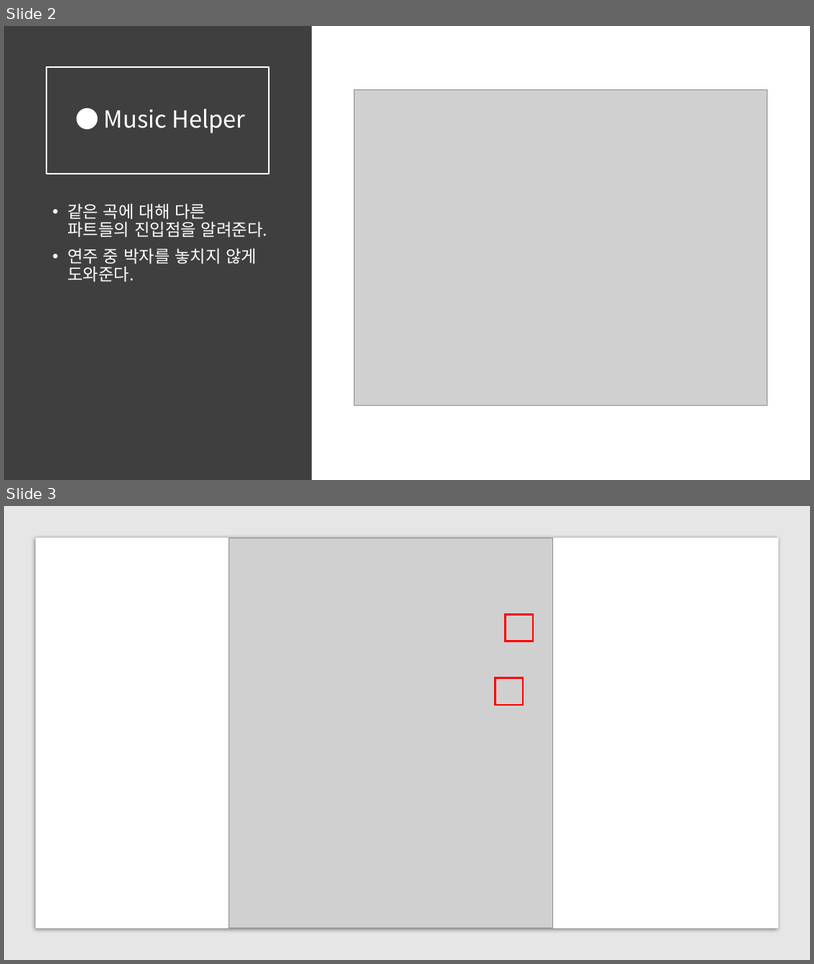
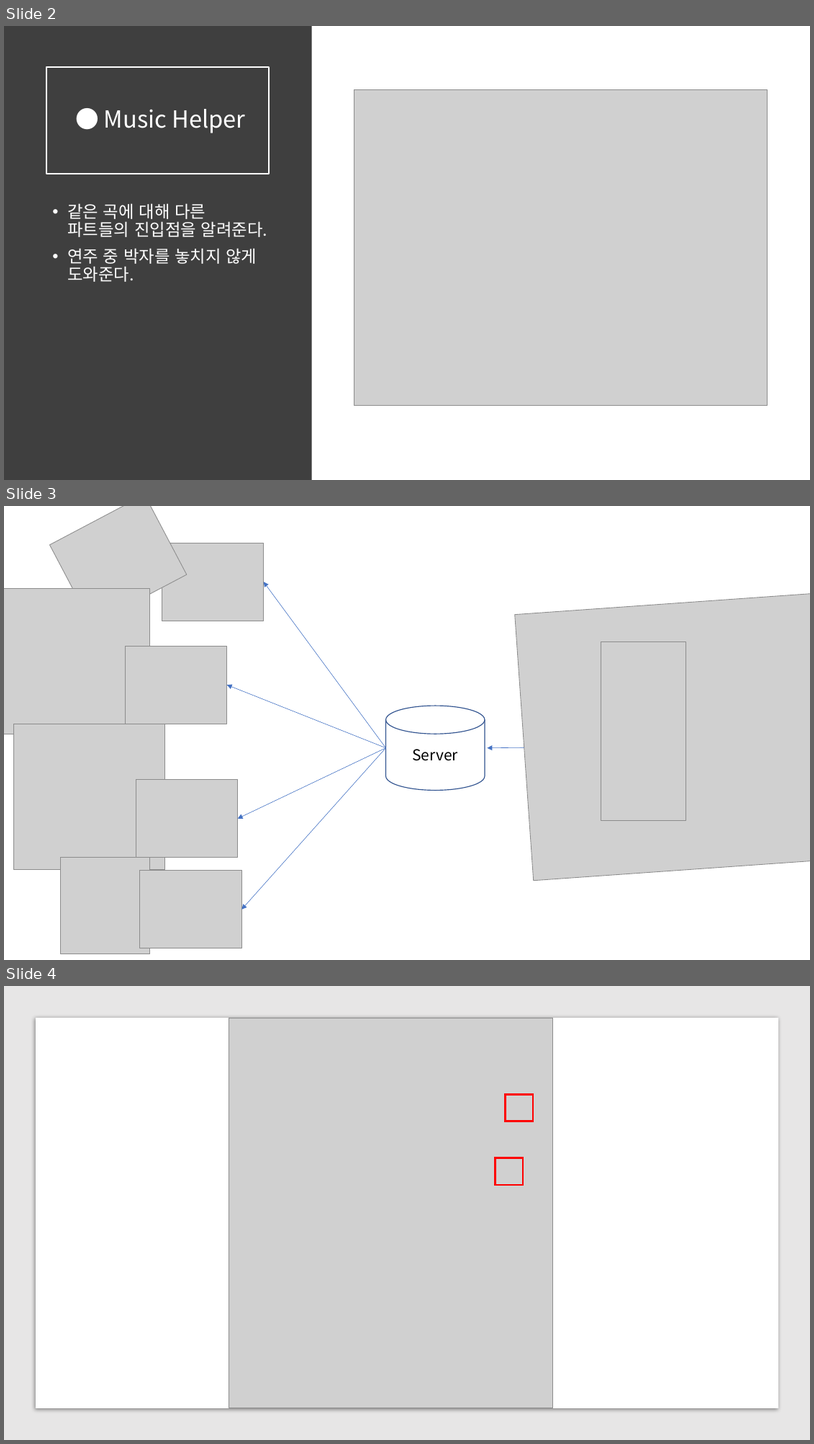
Before and after one commit to ForGraduate2020/Second-Semester, a slide deck: Class2/캡스톤 디자인 2주차.pptx. Shown one above the other, each under a label of ours: slides 2 and 3 before the commit, slides 2, 3 and 4 after it. The pictures are 814x964 and 814x1444 pixels, drawn with LibreOffice and Linux fonts; fonts in the diff are those of the drawing; grey boxes stand for pictures. Boxes give left, top, right and bottom in pixels: in the first picture for what was removed or moved away, otherwise in the second. Text is boxed around its words. In the diff, an @@ line names an element or a change of style, - is before the commit and + after.

Commit message:
발표자료 수정

```diff
--- a/Class2/캡스톤 디자인 2주차.pptx
+++ b/Class2/캡스톤 디자인 2주차.pptx
@@ slide 3 added at [4, 506, 810, 960], background #FFFFFF @@
@@ picture added at [49, 506, 187, 625] @@
@@ picture added at [162, 543, 264, 621] @@
@@ picture added at [4, 588, 150, 734] @@
@@ arrow added from (386, 748) to (263, 582), #4472C4 0.5 pt @@
@@ picture added at [515, 593, 810, 880] @@
@@ picture added at [125, 646, 227, 723] @@
@@ picture added at [602, 641, 687, 820] @@
@@ arrow added from (386, 748) to (227, 685), #4472C4 0.5 pt @@
@@ cylinder added at [386, 705, 486, 790], fill #FFFFFF, outline #325491 1 pt, 18 pt, text #000000 @@
+Server
@@ picture added at [13, 723, 165, 870] @@
@@ arrow added from (386, 748) to (237, 818), #4472C4 0.5 pt @@
@@ arrow added from (386, 748) to (242, 909), #4472C4 0.5 pt @@
@@ arrow added from (525, 747) to (487, 748), #4472C4 0.5 pt @@
@@ picture added at [136, 780, 238, 857] @@
@@ picture added at [61, 857, 150, 955] @@
@@ picture added at [140, 870, 242, 948] @@
@@ what was slide 3 is now slide 4 @@
```
